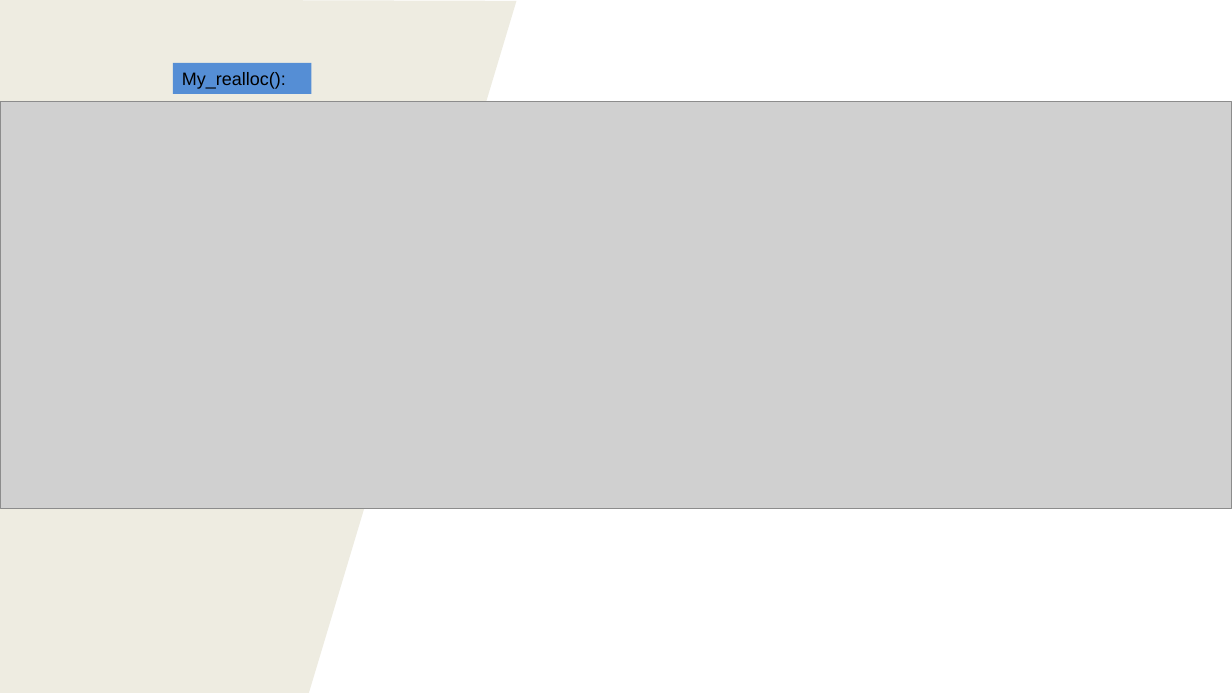
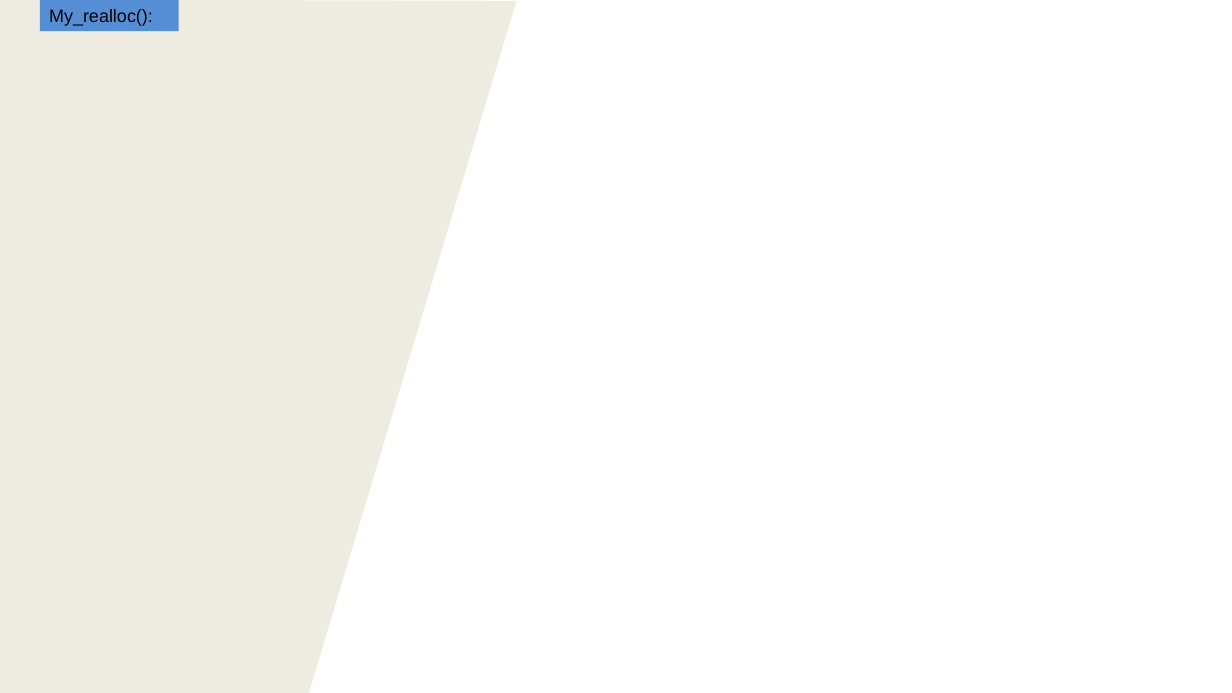
Before and after one commit to OmarMohammedyossef/Heap-Memory-Manger-Project, a slide deck: slide 3 of 4_flowchart/flowchart.pptx. Drawn at 1232x693 pixels with LibreOffice and Linux fonts; fonts in the diff are those of the drawing; grey boxes stand for pictures; background and template pictures are left out. Boxes give left, top, right and bottom in pixels: in the first picture for what was removed or moved away, otherwise in the second. Text is boxed around its words. In the diff, an @@ line names an element or a change of style, - is before the commit and + after.

```diff
--- a/4_flowchart/flowchart.pptx
+++ b/4_flowchart/flowchart.pptx
@@ rectangle "My_realloc():": place and size @@
-rectangle "My_realloc():" at box(173, 63, 311, 94)
+rectangle "My_realloc():" at box(40, 0, 178, 31)
@@ picture removed at box(0, 102, 1232, 509) @@
```
Also in this commit, not shown: 4 other slides changed, 2 slides added, 1 slide removed, 7 other files.
